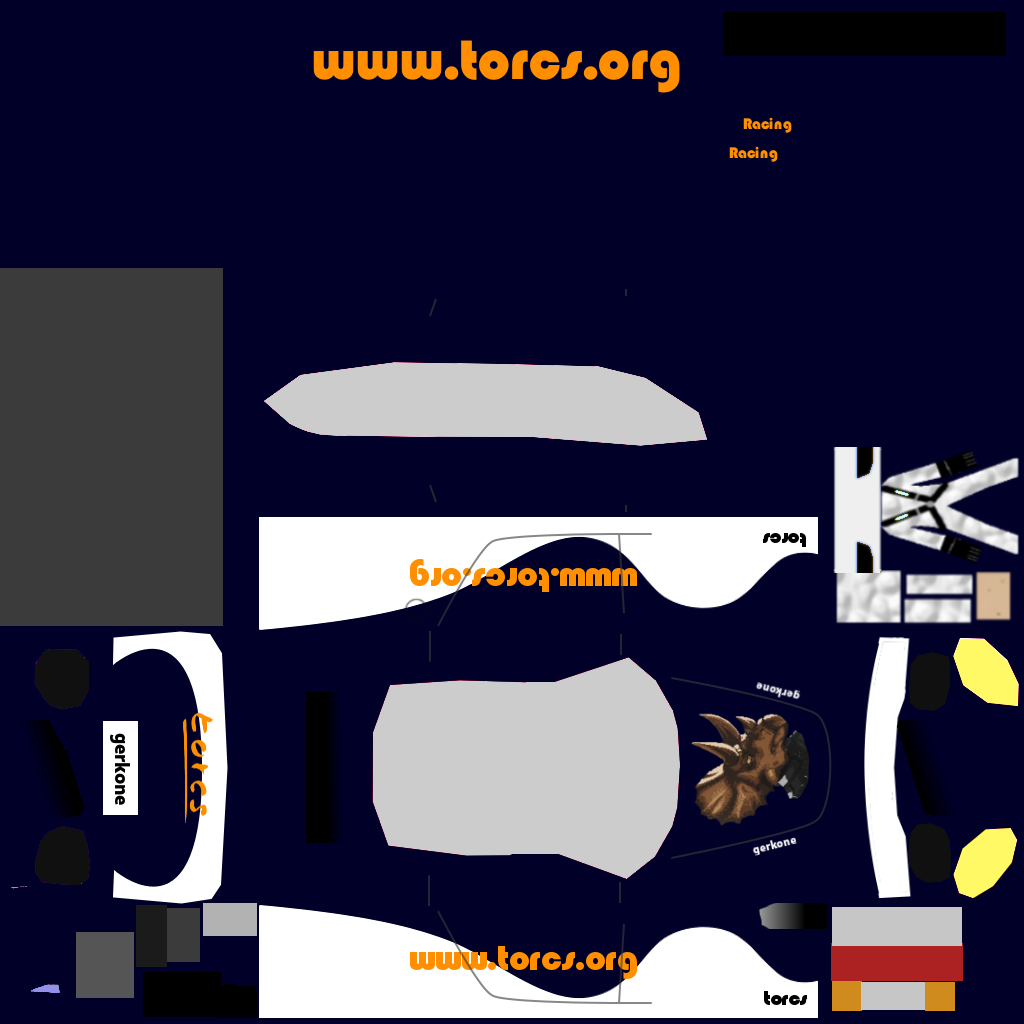
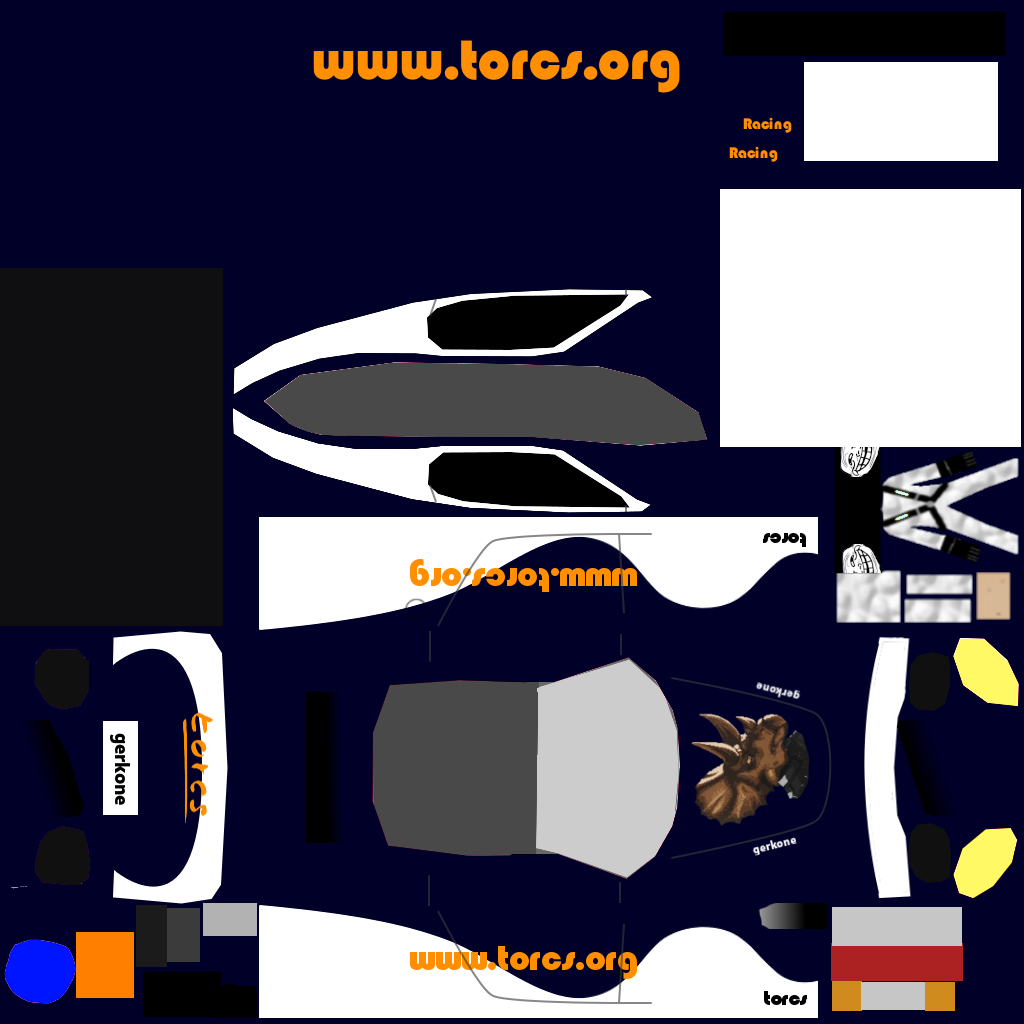
Layered file, before and after one edit (1024×1024). Changes by layer:
added layer "images2" above "images" over [840, 447, 880, 477]
painted on "images" over [842, 544, 882, 573]
painted on "inner frame" over [0, 62, 1021, 1004]
painted on "driver" over [833, 447, 1020, 625]
